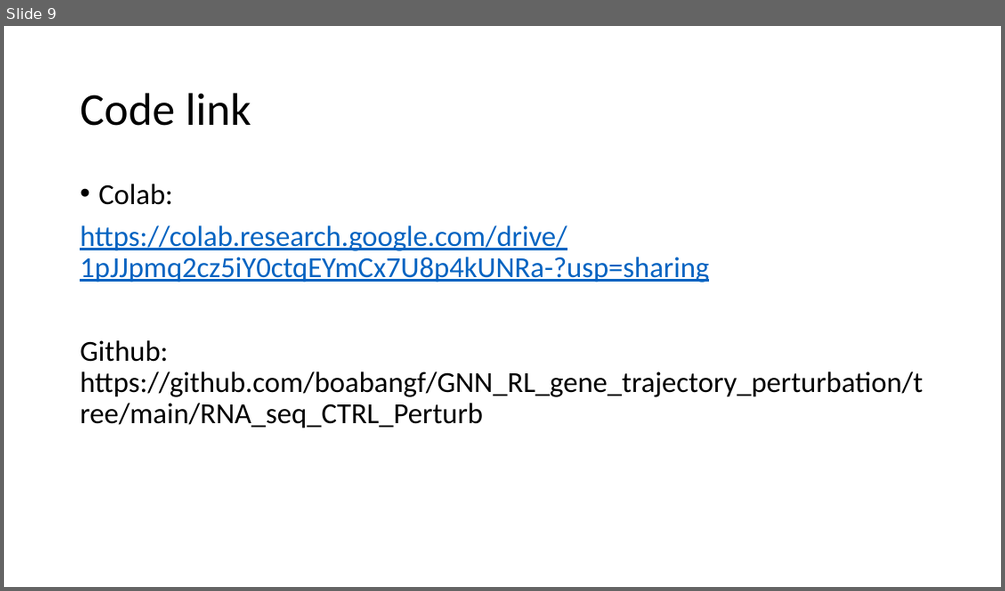
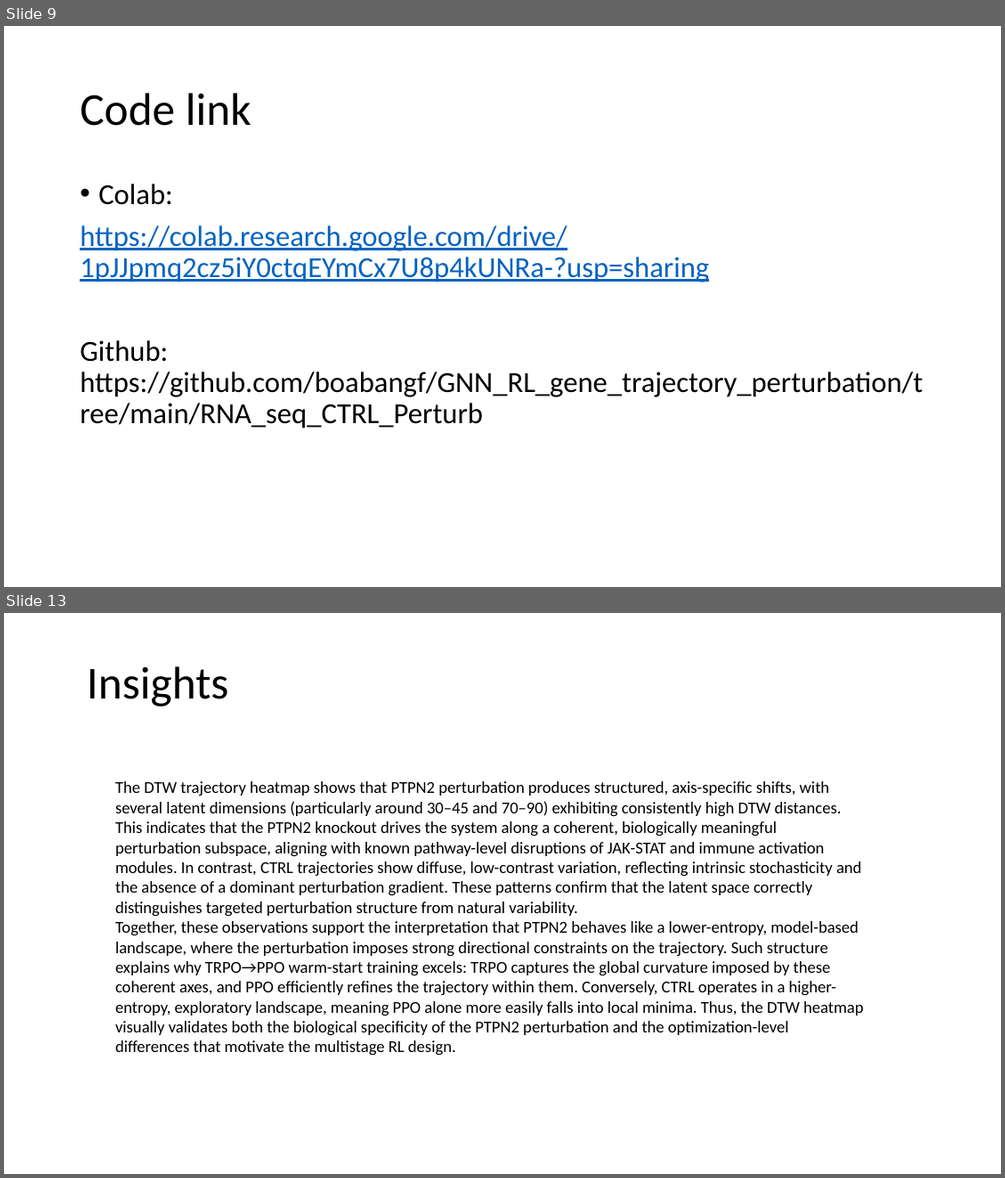
Before and after one commit to boabangf/GNN_RL_gene_trajectory_perturbation, a slide deck: ppt slides for omic codeathon (1).pptx. Shown one above the other, each under a label of ours: slide 9 before the commit, slides 9 and 13 after it; the slides between them are not shown. The pictures are 1005x591 and 1005x1178 pixels, drawn with LibreOffice and Linux fonts; fonts in the diff are those of the drawing. Boxes give left, top, right and bottom in pixels: in the first picture for what was removed or moved away, otherwise in the second. Text is boxed around its words. In the diff, an @@ line names an element or a change of style, - is before the commit and + after.

```diff
--- a/ppt slides for omic codeathon (1).pptx
+++ b/ppt slides for omic codeathon (1).pptx
@@ slide 13 added at (x1=4, y1=613, x2=1001, y2=1174), background #FFFFFF @@
@@ title added at (x1=87, y1=666, x2=229, y2=706), 44 pt, text #000000 @@
+Insights
@@ text added at (x1=115, y1=781, x2=864, y2=1055), 16 pt, text #000000 @@
+The DTW trajectory heatmap shows that PTPN2 perturbation produces structured, axis-specific shifts, with several latent dimensions (particularly around 30–45 and 70–90) exhibiting consistently high DTW distances. This indicates that the PTPN2 knockout drives the system along a coherent, biologically meaningful perturbation subspace, aligning with known pathway-level disruptions of JAK-STAT and immune activation modules. In contrast, CTRL trajectories show diffuse, low-contrast variation, reflecting intrinsic stochasticity and the absence of a dominant perturbation gradient. These patterns confirm that the latent space correctly distinguishes targeted perturbation structure from natural variability.
+Together, these observations support the interpretation that PTPN2 behaves like a lower-entropy, model-based landscape, where the perturbation imposes strong directional constraints on the trajectory. Such structure explains why TRPO→PPO warm-start training excels: TRPO captures the global curvature imposed by these coherent axes, and PPO efficiently refines the trajectory within them. Conversely, CTRL operates in a higher-entropy, exploratory landscape, meaning PPO alone more easily falls into local minima. Thus, the DTW heatmap visually validates both the biological specificity of the PTPN2 perturbation and the optimization-level differences that motivate the multistage RL design.
```
Also in this commit, not shown: 4 slides changed, 4 other slides added, 1 slide removed.
